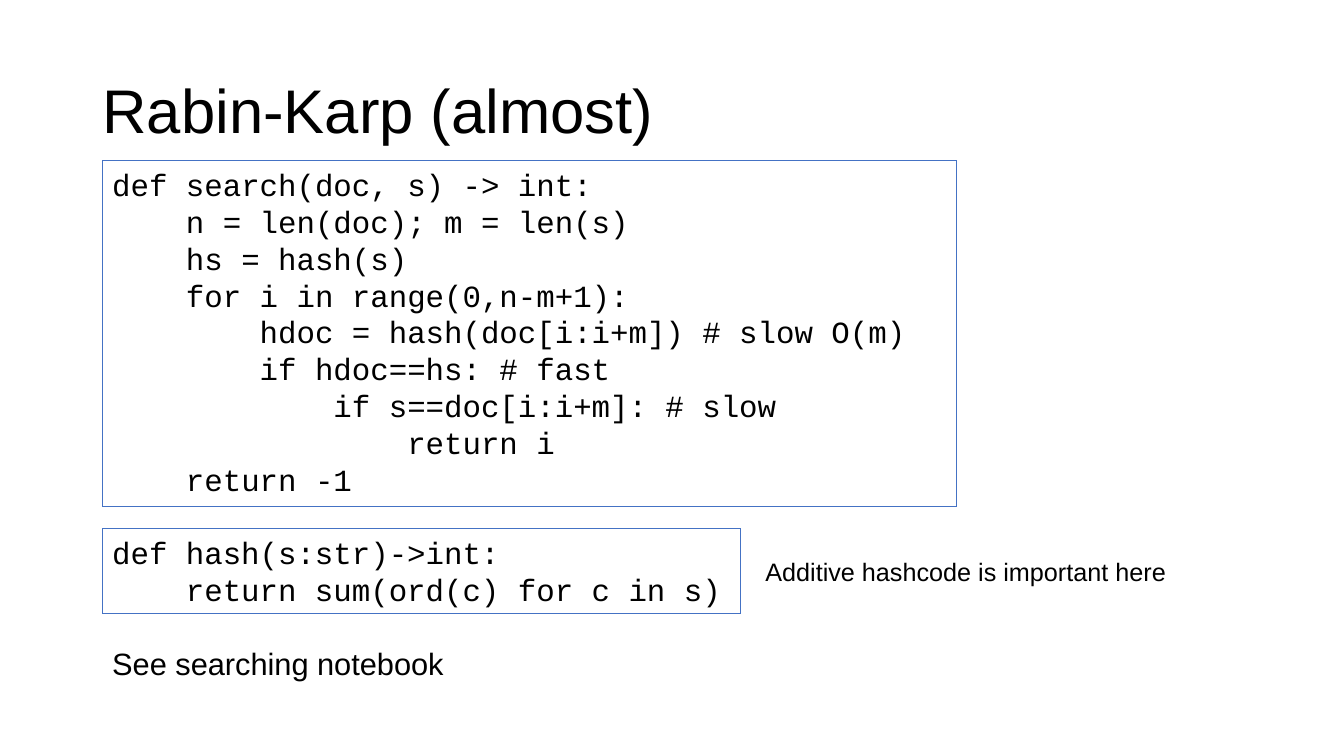
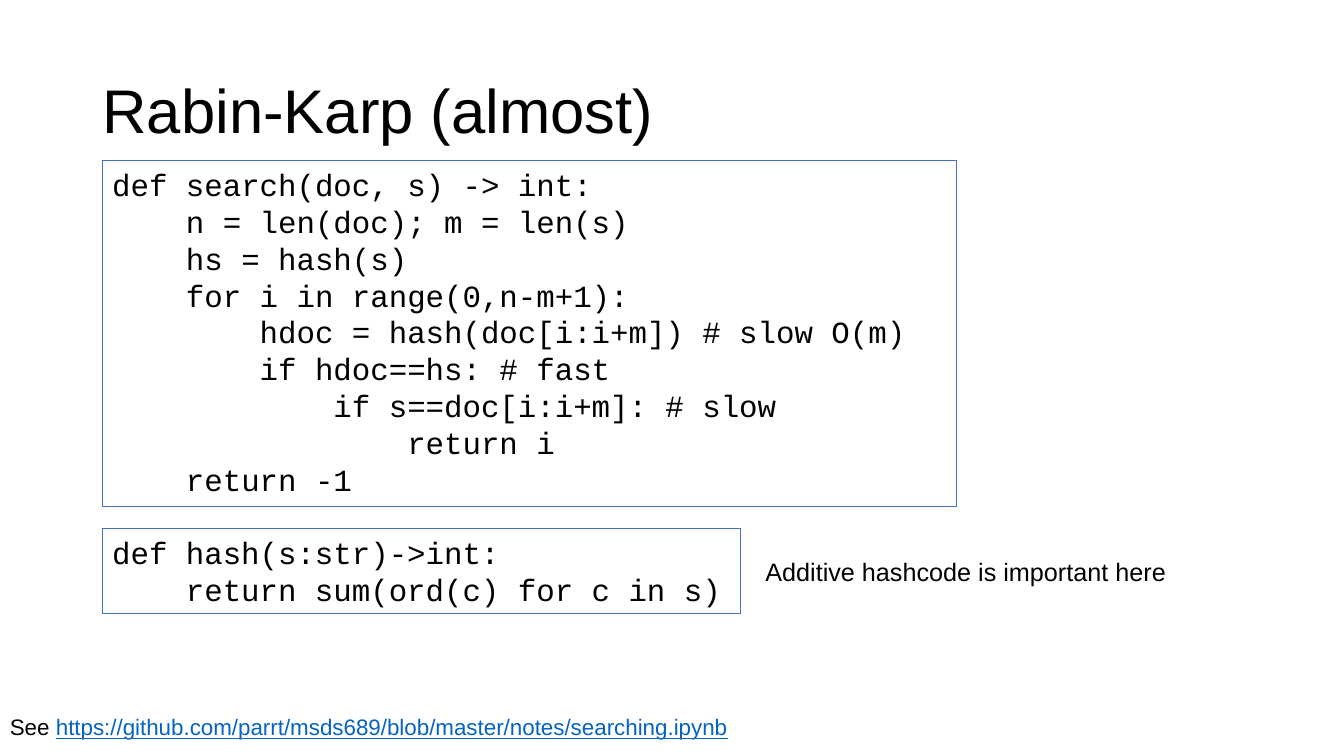
Before and after one commit to parrt/msds689, a slide deck: slide 7 of notes/searching.pptx. Drawn at 1344x756 pixels with LibreOffice and Linux fonts; fonts in the diff are those of the drawing; background and template pictures are left out. Boxes give left, top, right and bottom in pixels: in the first picture for what was removed or moved away, otherwise in the second. Text is boxed around its words. In the diff, an @@ line names an element or a change of style, - is before the commit and + after.

```diff
--- a/notes/searching.pptx
+++ b/notes/searching.pptx
@@ text at (10, 718, 727, 740): text changed; size 22 to 16 pt; text colour #000000 to #0563C1 @@
-See searching notebook
+See https://github.com/parrt/msds689/blob/master/notes/searching.ipynb
```
Also in this commit, not shown: 14 other slides changed, 3 other files.
